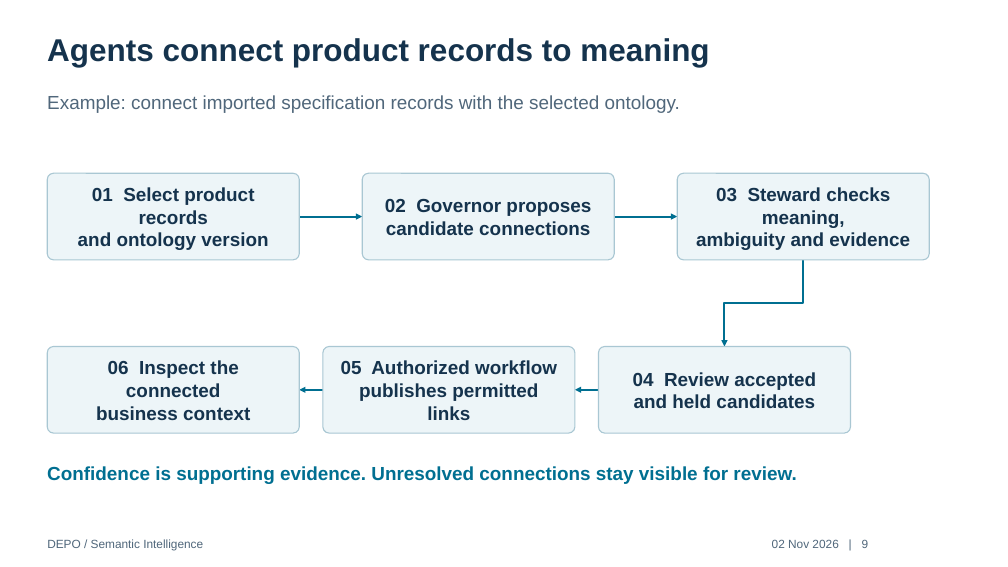
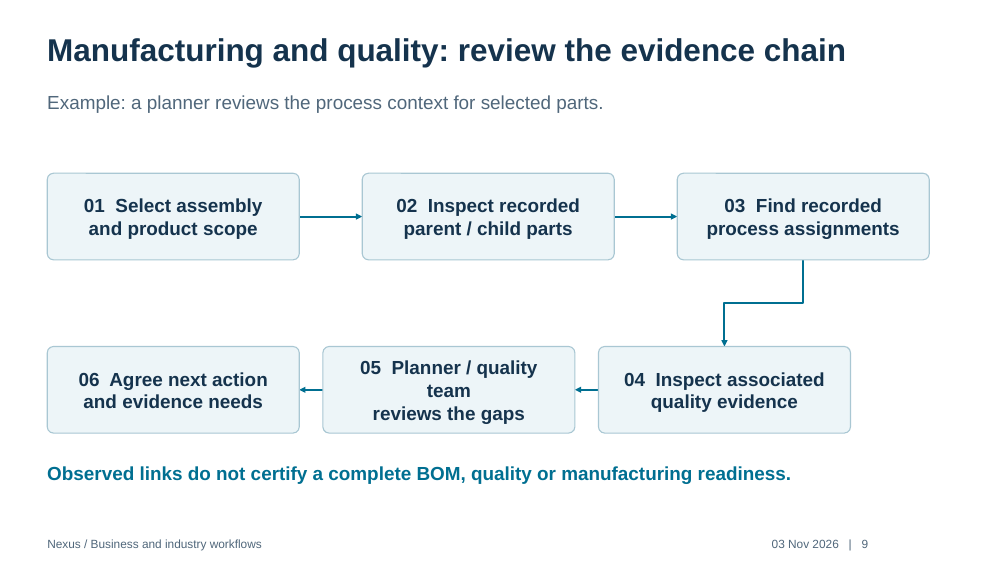
Before and after one commit to dparitosh/PMem, a slide deck: slide 9 of deliverables/DEPO-Workflow-Audited.pptx. Drawn at 1008x567 pixels with LibreOffice and Linux fonts; fonts in the diff are those of the drawing. Boxes give left, top, right and bottom in pixels: in the first picture for what was removed or moved away, otherwise in the second. Text is boxed around its words. In the diff, an @@ line names an element or a change of style, - is before the commit and + after.

Commit message:
Rewrite Nexus business literature with industry workflow diagrams

```diff
--- a/deliverables/DEPO-Workflow-Audited.pptx
+++ b/deliverables/DEPO-Workflow-Audited.pptx
@@ text at [47, 38, 846, 67]: text changed @@
-Agents connect product records to meaning
+Manufacturing and quality: review the evidence chain
@@ text at [47, 95, 603, 113]: text changed @@
-Example: connect imported specification records with the selected ontology.
+Example: a planner reviews the process context for selected parts.
@@ text in rounded rectangle at [84, 198, 262, 239]: text changed @@
-01 Select product records
-and ontology version
+01 Select assembly
+and product scope
@@ text in rounded rectangle at [396, 198, 580, 239]: text changed @@
-02 Governor proposes
-candidate connections
+02 Inspect recorded
+parent / child parts
@@ text in rounded rectangle at [707, 198, 899, 239]: text changed @@
-03 Steward checks meaning,
-ambiguity and evidence
+03 Find recorded
+process assignments
@@ text in rounded rectangle at [79, 372, 268, 408]: text changed @@
-06 Inspect the connected
-business context
+06 Agree next action
+and evidence needs
@@ text in rounded rectangle at [360, 360, 538, 424]: text changed @@
-05 Authorized workflow
-publishes permitted links
+05 Planner / quality team
+reviews the gaps
@@ text in rounded rectangle at [624, 372, 825, 412]: text changed @@
-04 Review accepted
-and held candidates
+04 Inspect associated
+quality evidence
@@ text at [47, 466, 791, 484]: text changed @@
-Confidence is supporting evidence. Unresolved connections stay visible for review.
+Observed links do not certify a complete BOM, quality or manufacturing readiness.
@@ text at [47, 539, 262, 550]: text changed @@
-DEPO / Semantic Intelligence
+Nexus / Business and industry workflows
```
Also in this commit, not shown: 8 other slides changed, 11 slides added, 11 slides removed, 10 other files.
